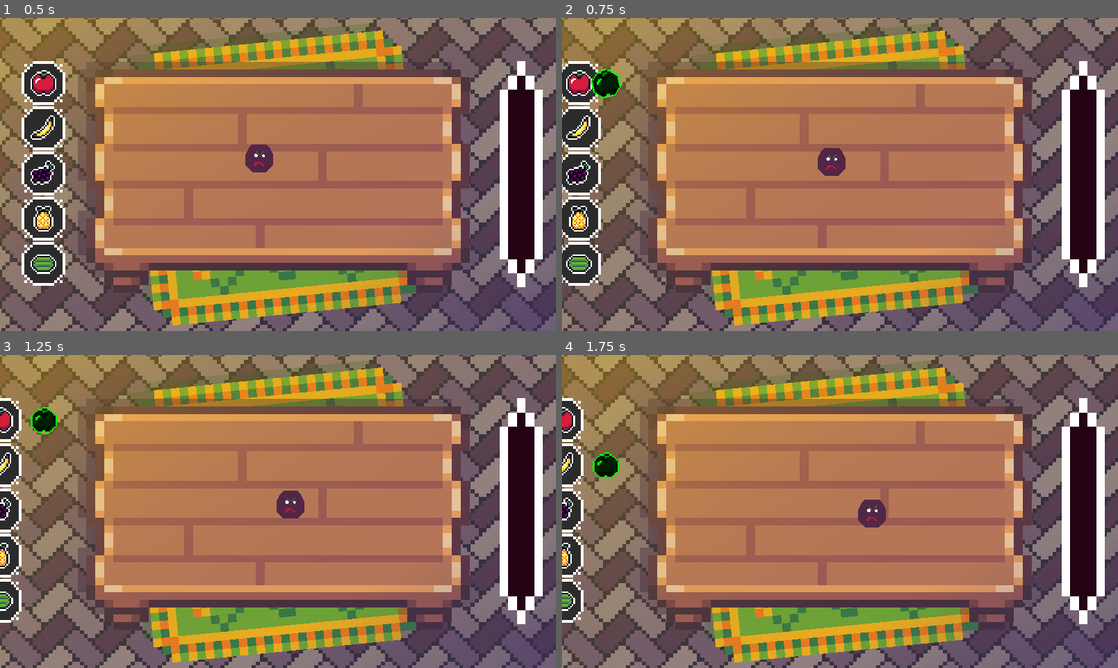
Above: before the commit, frames 1-4 (two rows, left to right).
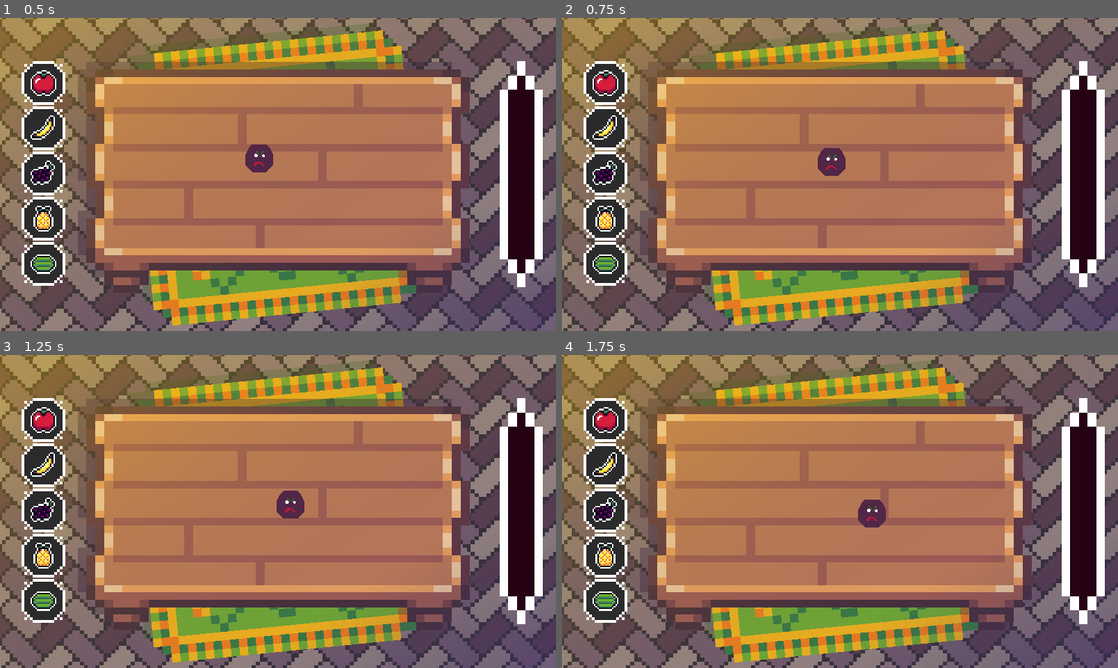
Above: after the commit, the same moments.

Repository: alexg-lviv/FruitTheNinja
Game: Godot game, scene res://src/GameField/MainScene.tscn
The game is run twice, just before and just after one commit, with the same random seed, the same clock (stepped at 60 frames per second) and the same inputs.
Inputs (mouse positions are in pixels of both pictures, inside the frame that each line leads up to):
- Up to frame 1 (0.5 s): no input
- Up to frame 2 (0.75 s): click (606, 83) at 0.5 s
- Up to frame 3 (1.25 s): no input
- Up to frame 4 (1.75 s): click (606, 464) at 1.27 s

Frame 1 is identical in both runs. In frame 2, 6.9% of the frame differs, in the area x 0-12%, y 13-86%; in frame 3, 7.0%; in frame 4, 7.0%.

Commit message:
Added slowmo fullscreen effect

Diff:
--- /dev/null
+++ b/src/Effects/SlowMoEffect/SlowMoEffect.tscn
@@ -0,0 +1,76 @@
+[gd_scene load_steps=7 format=3 uid="uid://crn3rf6fql7yv"]
+
+[ext_resource type="Shader" path="res://src/Effects/shaders/s.gdshader" id="1_rxccq"]
+
+[sub_resource type="ShaderMaterial" id="ShaderMaterial_8jdw0"]
+shader = ExtResource("1_rxccq")
+
+[sub_resource type="Animation" id="Animation_whnhr"]
+resource_name = "fadein"
+length = 0.2
+tracks/0/type = "value"
+tracks/0/imported = false
+tracks/0/enabled = true
+tracks/0/path = NodePath(".:modulate")
+tracks/0/interp = 1
+tracks/0/loop_wrap = true
+tracks/0/keys = {
+"times": PackedFloat32Array(0, 0.2),
+"transitions": PackedFloat32Array(1, 1),
+"update": 0,
+"values": [Color(1, 1, 1, 0), Color(1, 1, 1, 1)]
+}
+
+[sub_resource type="Animation" id="Animation_ujj8f"]
+resource_name = "fadeout"
+length = 0.8
+tracks/0/type = "value"
+tracks/0/imported = false
+tracks/0/enabled = true
+tracks/0/path = NodePath(".:modulate")
+tracks/0/interp = 1
+tracks/0/loop_wrap = true
+tracks/0/keys = {
+"times": PackedFloat32Array(0, 0.8),
+"transitions": PackedFloat32Array(1, 1),
+"update": 0,
+"values": [Color(1, 1, 1, 1), Color(1, 1, 1, 0)]
+}
+
+[sub_resource type="Animation" id="Animation_2pxn3"]
+resource_name = "FUCK"
+length = 0.001
+tracks/0/type = "value"
+tracks/0/imported = false
+tracks/0/enabled = true
+tracks/0/path = NodePath(".:modulate")
+tracks/0/interp = 1
+tracks/0/loop_wrap = true
+tracks/0/keys = {
+"times": PackedFloat32Array(0),
+"transitions": PackedFloat32Array(1),
+"update": 0,
+"values": [Color(1, 1, 1, 0)]
+}
+
+[sub_resource type="AnimationLibrary" id="AnimationLibrary_yoe0d"]
+_data = {
+"FUCK": SubResource("Animation_2pxn3"),
+"fadein": SubResource("Animation_whnhr"),
+"fadeout": SubResource("Animation_ujj8f")
+}
+
+[node name="SlowMoEffect" type="ColorRect"]
+modulate = Color(1, 1, 1, 0)
+material = SubResource("ShaderMaterial_8jdw0")
+anchors_preset = 15
+anchor_right = 1.0
+anchor_bottom = 1.0
+grow_horizontal = 2
+grow_vertical = 2
+
+[node name="AnimationPlayer" type="AnimationPlayer" parent="."]
+autoplay = "FUCK"
+libraries = {
+"": SubResource("AnimationLibrary_yoe0d")
+}
--- a/src/Effects/SplashDecal.tscn
+++ b/src/Effects/SplashDecal.tscn
@@ -77,7 +77,7 @@
 }
 
 [node name="SplashDecal" type="Sprite2D"]
-modulate = Color(1, 1, 1, 0)
+modulate = Color(1, 1, 1, 0.501961)
 z_index = 1
 z_as_relative = false
 texture_filter = 2
--- /dev/null
+++ b/src/Effects/shaders/s.gdshader
@@ -0,0 +1,19 @@
+shader_type canvas_item;
+
+uniform sampler2D SCREEN_TEXTURE: hint_screen_texture, filter_linear_mipmap;
+
+void fragment() {
+	vec4 bg = texture(SCREEN_TEXTURE, SCREEN_UV);
+	bg.r *= 0.9;
+	bg.b *= 2.0;
+	bg.g *= 0.9;
+
+	vec2 uv = UV;
+
+	uv *=  1.0 - uv.yx;   //vec2(1.0)- uv.yx; -> 1.-u.yx; Thanks FabriceNeyret !
+	float vig = uv.x*uv.y * 15.0; // multiply with sth for intensity
+
+	vig = pow(vig, 0.5); // change pow for modifying the extend of the  vignette
+
+	COLOR.xyz = bg.xyz * vig;
+}
--- a/src/GameField/MainScene.tscn
+++ b/src/GameField/MainScene.tscn
@@ -11,6 +11,7 @@
 [ext_resource type="Texture2D" uid="uid://vno74iskjocn" path="res://assets/aim_bar/under.png" id="8_jyixy"]
 [ext_resource type="Texture2D" uid="uid://g1imjaeflqxr" path="res://assets/aim_bar/over.png" id="9_ndt7q"]
 [ext_resource type="Texture2D" uid="uid://d144pu1ty6fx4" path="res://assets/aim_bar/progress.png" id="10_77g3h"]
+[ext_resource type="PackedScene" uid="uid://crn3rf6fql7yv" path="res://src/Effects/SlowMoEffect/SlowMoEffect.tscn" id="11_0i5gp"]
 
 [sub_resource type="ShaderMaterial" id="ShaderMaterial_3y4aj"]
 shader = ExtResource("4_7j0s5")
@@ -210,6 +211,10 @@
 
 [node name="CanvasLayer" type="CanvasLayer" parent="."]
 
+[node name="SlowMoEffect" parent="CanvasLayer" instance=ExtResource("11_0i5gp")]
+z_index = 10
+z_as_relative = false
+
 [node name="Projectiles" type="Node2D" parent="."]
 
 [node name="Player" parent="." instance=ExtResource("5_7y0iy")]
Not shown: 1 places in src/GameField/MainScene.tscn that only renumber resources
